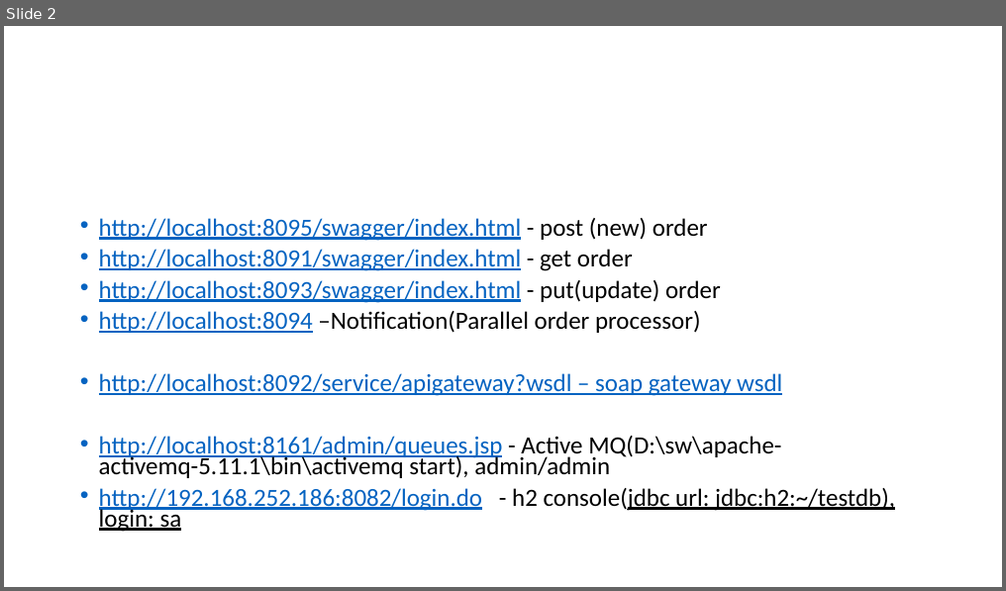
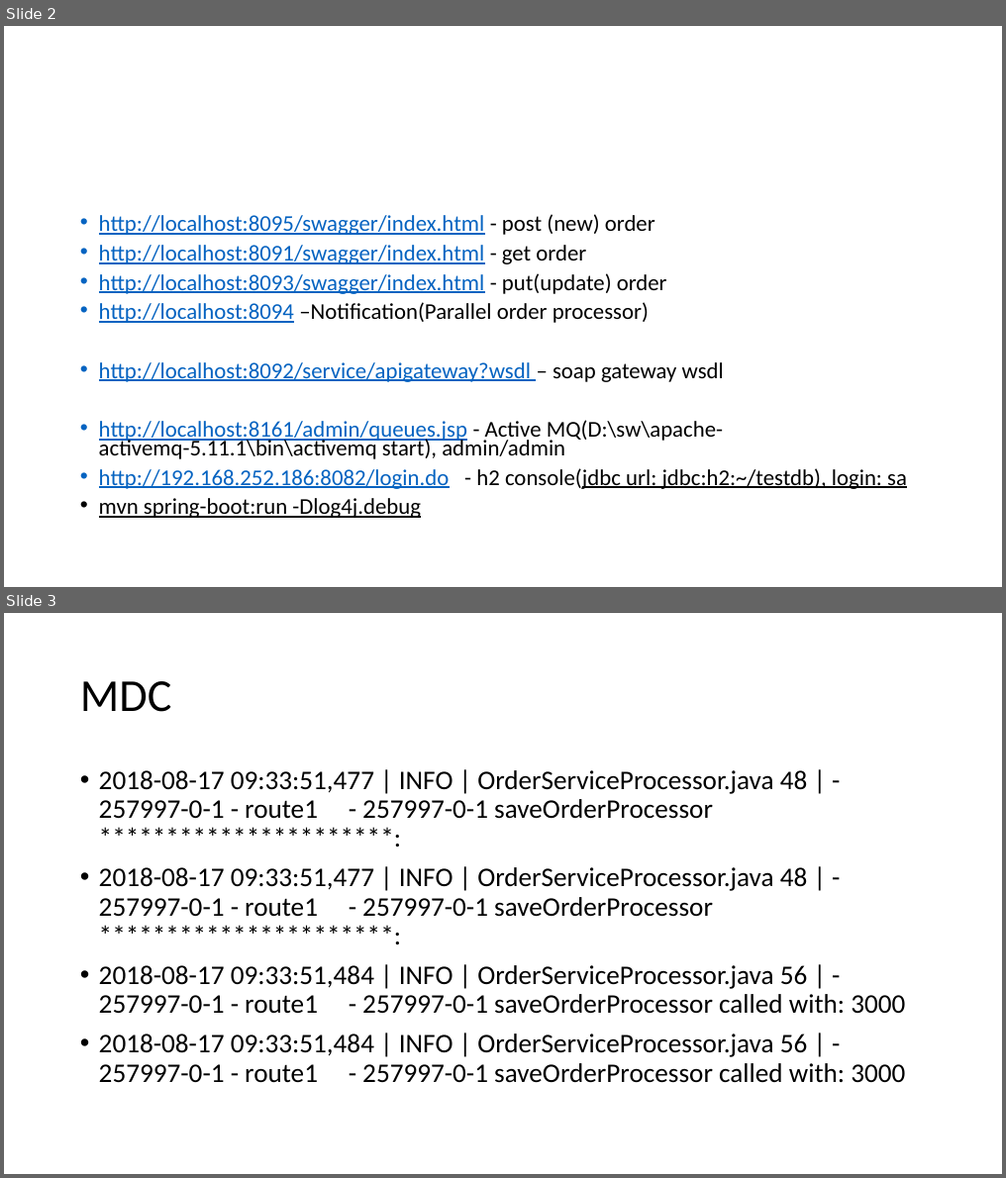
Before and after one commit to ashvanisr/odcameltraining, a slide deck: training_tasks.pptx. Shown one above the other, each under a label of ours: slide 2 before the commit, slides 2 and 3 after it. The pictures are 1006x591 and 1006x1178 pixels, drawn with LibreOffice and Linux fonts; fonts in the diff are those of the drawing. Boxes give left, top, right and bottom in pixels: in the first picture for what was removed or moved away, otherwise in the second. Text is boxed around its words. In the diff, an @@ line names an element or a change of style, - is before the commit and + after.

```diff
--- a/training_tasks.pptx
+++ b/training_tasks.pptx
@@ slide 3 added at [4,613,1002,1174], background #FFFFFF @@
@@ title added at [80,681,172,712], 44 pt, text #000000 @@
+MDC
@@ text added at [99,770,905,1083], 25.9 pt, text #000000 @@
+• 2018-08-17 09:33:51,477 | INFO | OrderServiceProcessor.java 48 | - 257997-0-1 - route1 - 257997-0-1 saveOrderProcessor **********************:
+• 2018-08-17 09:33:51,477 | INFO | OrderServiceProcessor.java 48 | - 257997-0-1 - route1 - 257997-0-1 saveOrderProcessor **********************:
+• 2018-08-17 09:33:51,484 | INFO | OrderServiceProcessor.java 56 | - 257997-0-1 - route1 - 257997-0-1 saveOrderProcessor called with: 3000
+• 2018-08-17 09:33:51,484 | INFO | OrderServiceProcessor.java 56 | - 257997-0-1 - route1 - 257997-0-1 saveOrderProcessor called with: 3000
@@ slide 2 changed as well @@
@@ text at [99,214,907,489]: size 23.8 to 21.7 pt; text colour #0563C1 to #000000, underline off in "– soap gateway wsdl" @@
@@ text at [99,498,421,518]: paragraph added @@
+• mvn spring-boot:run -Dlog4j.debug
```
Also in this commit, not shown: 1 other slide added, 36 other files.
